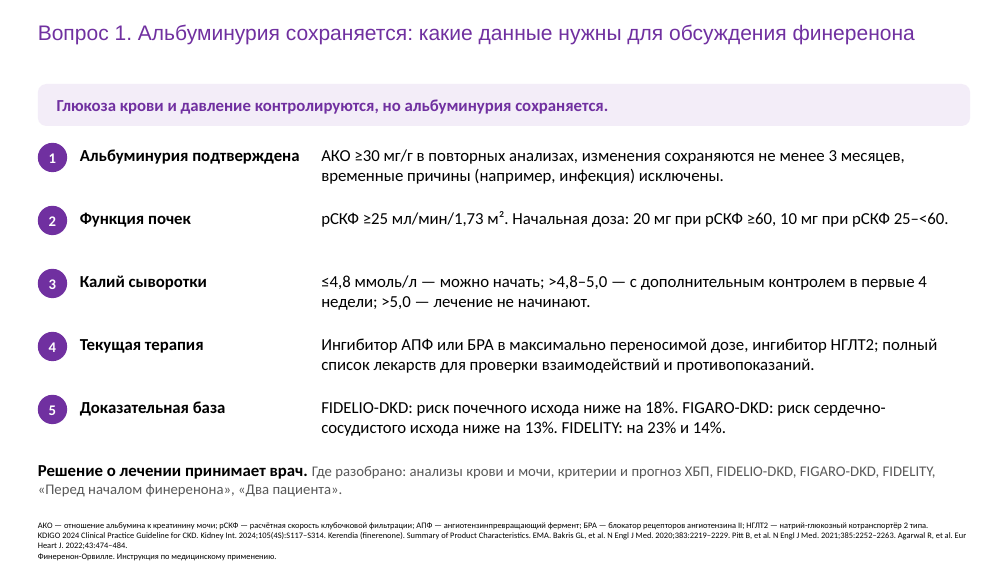
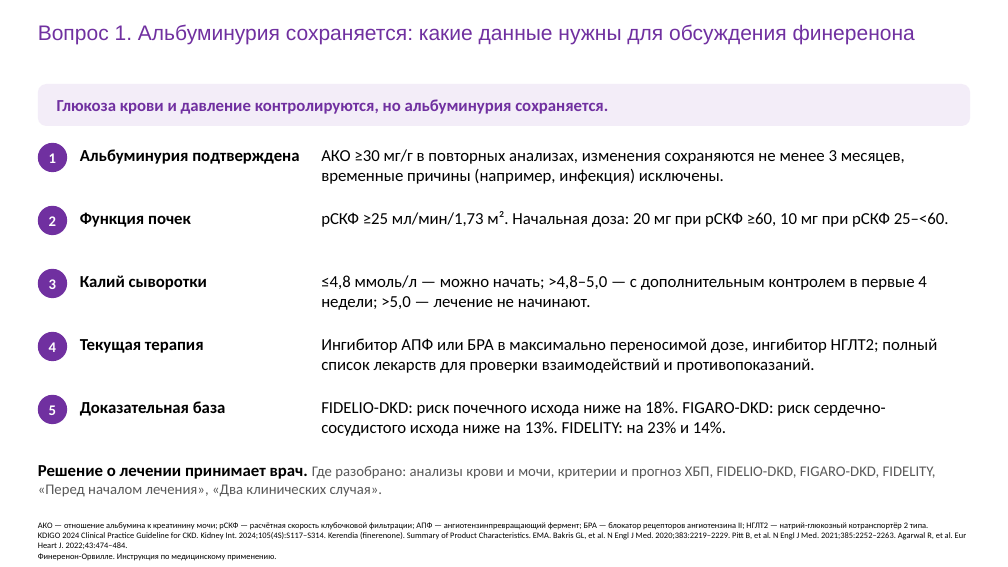
Before and after one commit to drabdulbosit1-eng/my-test-cloud, a slide deck: slide 37 of finerenone/Finerenone_Levin_reviewed.pptx. Drawn at 1008x567 pixels with LibreOffice and Linux fonts; fonts in the diff are those of the drawing. Boxes give left, top, right and bottom in pixels: in the first picture for what was removed or moved away, otherwise in the second. Text is boxed around its words. In the diff, an @@ line names an element or a change of style, - is before the commit and + after.

```diff
--- a/finerenone/Finerenone_Levin_reviewed.pptx
+++ b/finerenone/Finerenone_Levin_reviewed.pptx
@@ text at box(38, 465, 936, 497): text changed @@
-Решение о лечении принимает врач. Где разобрано: анализы крови и мочи, критерии и прогноз ХБП, FIDELIO-DKD, FIGARO-DKD, FIDELITY, «Перед началом финеренона», «Два пациента».
+Решение о лечении принимает врач. Где разобрано: анализы крови и мочи, критерии и прогноз ХБП, FIDELIO-DKD, FIGARO-DKD, FIDELITY, «Перед началом лечения», «Два клинических случая».
```
Also in this commit, not shown: 28 other slides changed, 1 other file.
